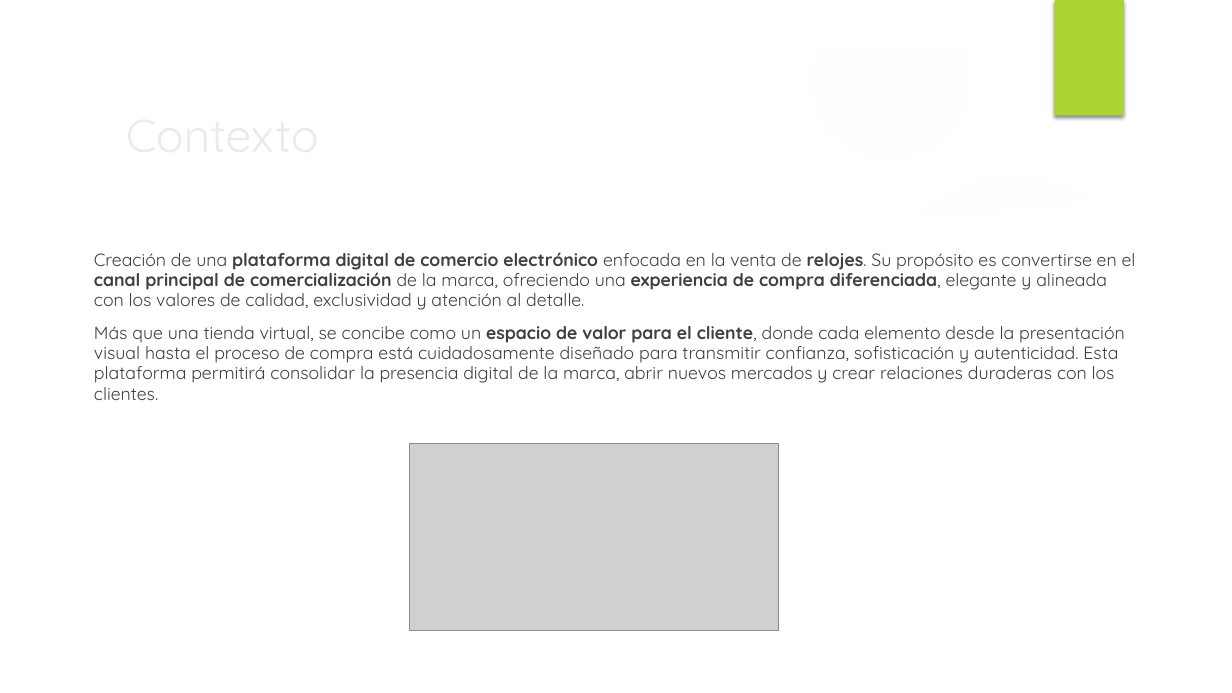
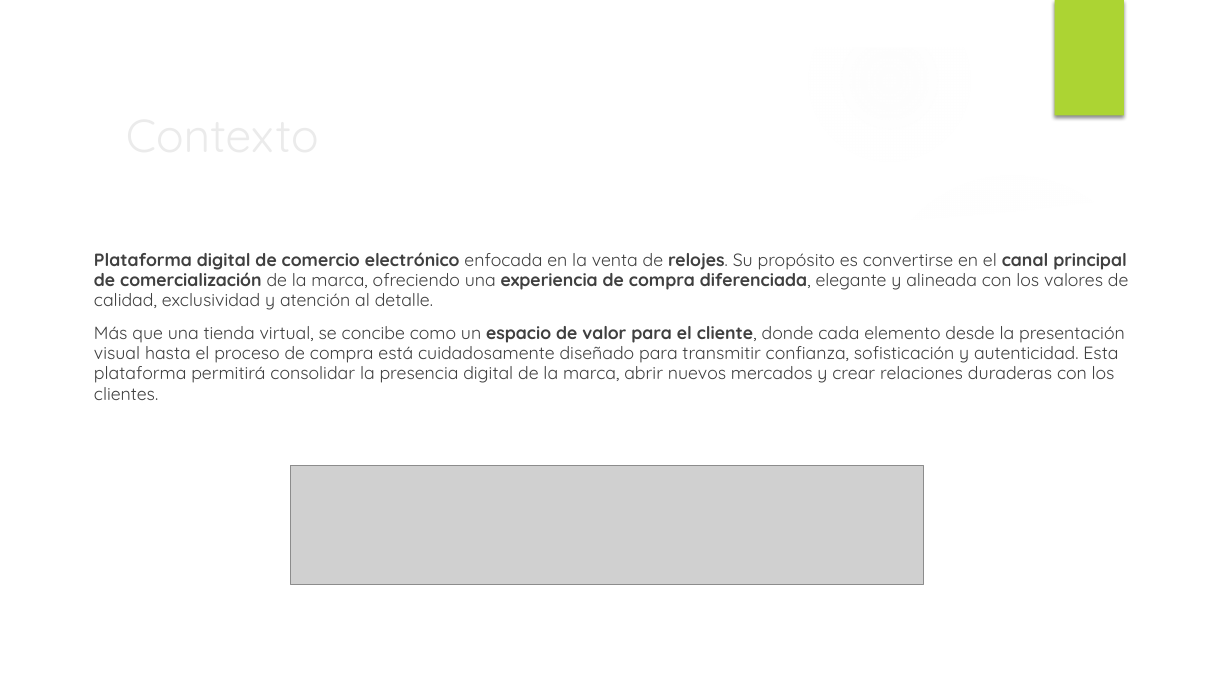
Before and after one commit to Jucer74/SoftwareArchitecture, a slide deck: slide 3 of Project/Context/tempora.context.pptx. Drawn at 1232x693 pixels with LibreOffice and Linux fonts; fonts in the diff are those of the drawing; grey boxes stand for pictures; background and template pictures are left out. Boxes give left, top, right and bottom in pixels: in the first picture for what was removed or moved away, otherwise in the second. Text is boxed around its words. In the diff, an @@ line names an element or a change of style, - is before the commit and + after.

```diff
--- a/Project/Context/tempora.context.pptx
+++ b/Project/Context/tempora.context.pptx
@@ text at (x1=94, y1=252, x2=1129, y2=310): text changed @@
-Creación de una plataforma digital de comercio electrónico enfocada en la venta de relojes. Su propósito es convertirse en el canal principal de comercialización de la marca, ofreciendo una experiencia de compra diferenciada, elegante y alineada con los valores de calidad, exclusividad y atención al detalle.
+Plataforma digital de comercio electrónico enfocada en la venta de relojes. Su propósito es convertirse en el canal principal de comercialización de la marca, ofreciendo una experiencia de compra diferenciada, elegante y alineada con los valores de calidad, exclusividad y atención al detalle.
@@ picture removed at (x1=409, y1=444, x2=778, y2=630) @@
@@ picture added at (x1=291, y1=466, x2=924, y2=585) @@
```
Also in this commit, not shown: 1 other slide changed, 7 slides added.
